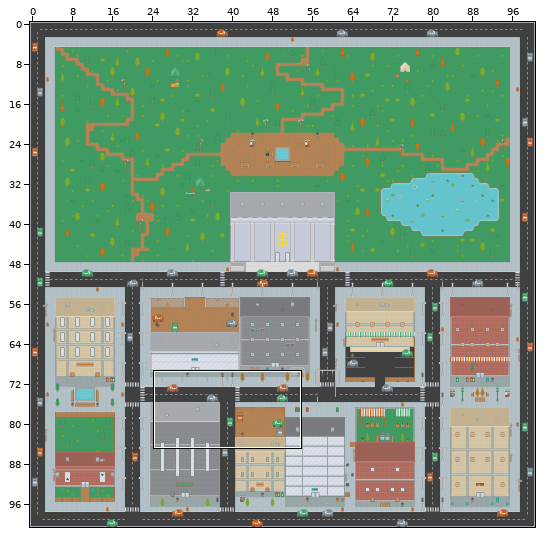
A Tiled map (JSON) gets an edit: assets/tilemaps/outside-bank.json. Above: a wide view before the commit, with the close-up outlined.
Close-up. Old version:
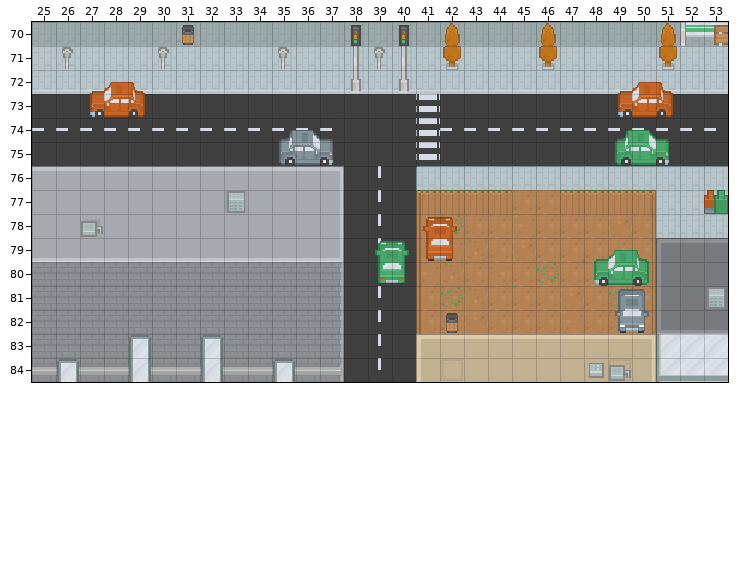
Cells are 16x16 px. Shown: x 25..53, y 70..84. The commit also changed other parts of the map, which this record leaves out.
The result:
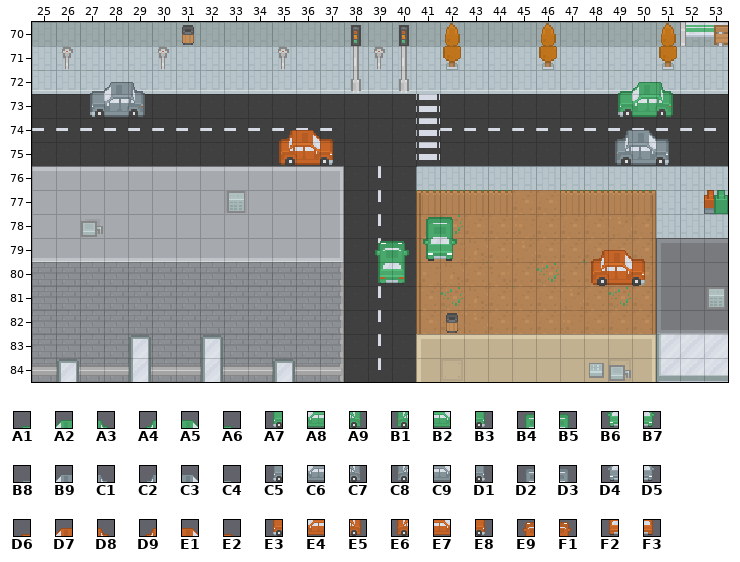
Key: from "RoguelikeCity": A1 623, A2 624, A3 625, A4 626, A5 627, A6 628, A7 660, A8 661, A9 662, B1 663, B2 664, B3 665, B4 699, B5 700, B6 736, B7 737, B8 771, B9 772, C1 773, C2 774, C3 775, C4 776, C5 808, C6 809, C7 810, C8 811, C9 812, D1 813, D2 847, D3 848, D4 884, D5 885, D6 919, D7 920, D8 921, D9 922, E1 923, E2 924, E3 956, E4 957, E5 958, E6 959, E7 960, E8 961, E9 993, F1 994, F2 1030, F3 1031.
__ is an empty cell.
What changed:
Layer "Above World":
The edit erases tile A1 in row 79 at x 48.
The edit erases tile A2 in row 79 at x 49.
The edit erases tile A3 in row 79 at x 50.
The edit erases tile A4 in row 74 at x 49.
The edit erases tile A5 in row 74 at x 50.
The edit erases tile A6 in row 74 at x 51.
The edit erases tile A7 in row 80 at x 48.
The edit erases tile A8 in row 80 at x 49.
The edit erases tile A9 in row 80 at x 50.
The edit erases tile B1 in row 75 at x 49.
The edit erases tile B2 in row 75 at x 50.
The edit erases tile B3 in row 75 at x 51.
The edit erases tile C2 in row 74 at x 35.
The edit erases tile C3 in row 74 at x 36.
The edit erases tile C4 in row 74 at x 37.
The edit erases tile C8 in row 75 at x 35.
The edit erases tile C9 in row 75 at x 36.
The edit erases tile D1 in row 75 at x 37.
The edit erases tile D2 in row 81 at x 49.
The edit erases tile D3 in row 81 at x 50.
The edit erases tile D4 in row 82 at x 49.
The edit erases tile D5 in row 82 at x 50.
The edit erases tile D6 in row 72 at x 27 and 49.
The edit erases tile D7 in row 72 at x 28 and 50.
The edit erases tile D8 in row 72 at x 29 and 51.
The edit erases tile E3 in row 73 at x 27 and 49.
The edit erases tile E4 in row 73 at x 28 and 50.
The edit erases tile E5 in row 73 at x 29 and 51.
The edit erases tile E9 in row 78 at x 41.
The edit erases tile F1 in row 78 at x 42.
The edit erases tile F2 in row 79 at x 41.
The edit erases tile F3 in row 79 at x 42.
Layer "Above Player":
The author put tile A1 in row 72 at x 49.
The author put tile A2 in row 72 at x 50.
The author put tile A3 in row 72 at x 51.
The author put tile A7 in row 73 at x 49.
The author put tile A8 in row 73 at x 50.
The author put tile A9 in row 73 at x 51.
The author put tile B4 in row 78 at x 41.
The author put tile B5 in row 78 at x 42.
The author put tile B6 in row 79 at x 41.
The author put tile B7 in row 79 at x 42.
The author put tile B8 in row 72 at x 27.
The author put tile B9 in row 72 at x 28.
The author put tile C1 in row 72 at x 29.
The author put tile C2 in row 74 at x 49.
The author put tile C3 in row 74 at x 50.
The author put tile C4 in row 74 at x 51.
The author put tile C5 in row 73 at x 27.
The author put tile C6 in row 73 at x 28.
The author put tile C7 in row 73 at x 29.
The author put tile C8 in row 75 at x 49.
The author put tile C9 in row 75 at x 50.
The author put tile D1 in row 75 at x 51.
The author put tile D9 in row 74 at x 35; in row 79 at x 48.
The author put tile E1 in row 74 at x 36; in row 79 at x 49.
The author put tile E2 in row 74 at x 37; in row 79 at x 50.
The author put tile E6 in row 75 at x 35; in row 80 at x 48.
The author put tile E7 in row 75 at x 36; in row 80 at x 49.
The author put tile E8 in row 75 at x 37; in row 80 at x 50.
